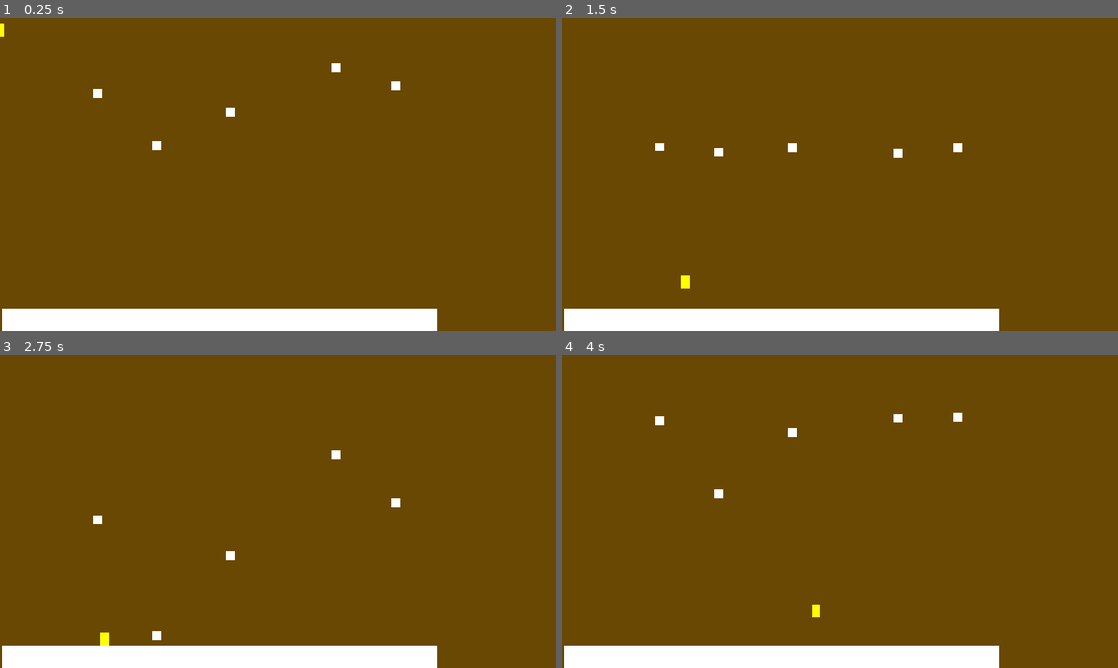
Above: before the commit, frames 1-4 (two rows, left to right).
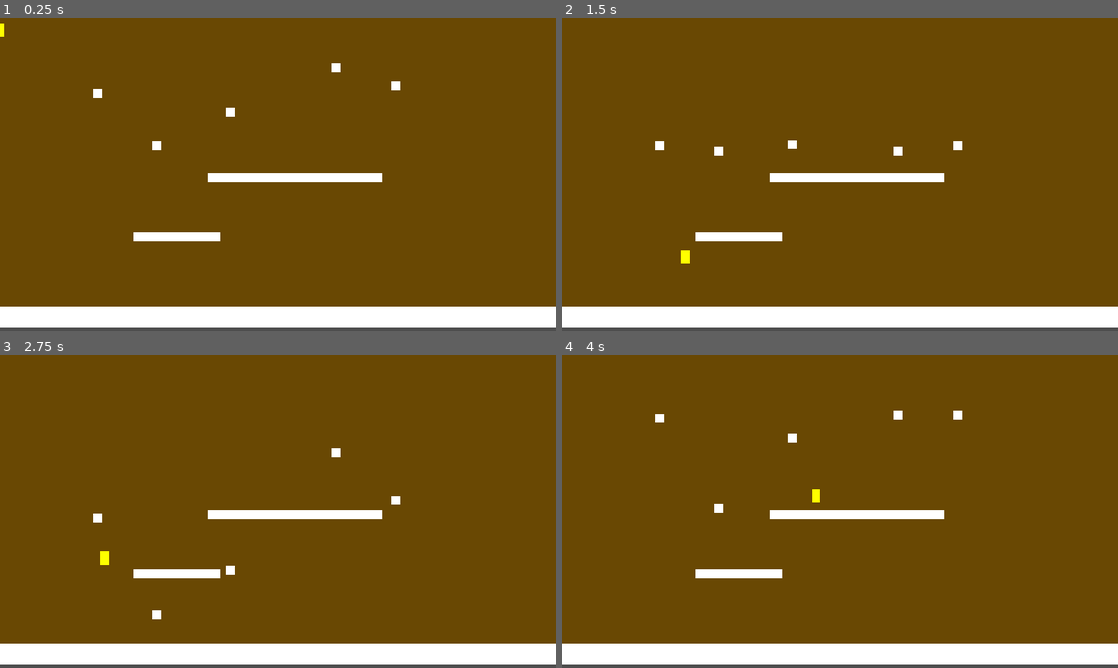
Above: after the commit, the same moments.

Repository: perlindgren/godot_test
Game: Godot game, scene res://scenes/Main.tscn
Same seed, same stepped clock (60 frames per second), same inputs: the game is played once before the commit and once after it.
Inputs:
- Up to frame 1 (0.25 s): no input
- Up to frame 2 (1.5 s): hold Right (right) from 0.53 s (still down); tap Space (jump) at 0.6, 0.77, 1.07, 1.35 s
- Up to frame 3 (2.75 s): tap Space (jump) at 1.52, 1.82, 2.1 s; release Right (right) at 2.03 s; hold Left (left) from 2.03 s (still down)
- Up to frame 4 (4 s): release Left (left) at 2.78 s; hold Right (right) from 2.78 s (still down); tap Space (jump) at 2.85, 3.02, 3.32, 3.6, 3.77 s

The runs differ from the first frame. In frame 1, 4.4% of the frame differs, in the area x 0-100%, y 49-100%; in frame 2, 4.7%; in frame 3, 4.8%, in the area x 0-100%, y 29-100%; in frame 4, 4.8%.

Commit message:
platform

Diff:
--- a/scenes/Main.tscn
+++ b/scenes/Main.tscn
@@ -3,12 +3,13 @@
 [ext_resource type="PackedScene" uid="uid://cux50outl2oga" path="res://scenes/background.tscn" id="1_elqb8"]
 [ext_resource type="PackedScene" uid="uid://db23ehr261vg2" path="res://scenes/block.tscn" id="4_rarhs"]
 [ext_resource type="PhysicsMaterial" uid="uid://jk5df1llr4ih" path="res://scenes/new_physics_material.tres" id="4_vcsgt"]
+[ext_resource type="PackedScene" uid="uid://cneaktldabxin" path="res://scenes/platform.tscn" id="5_vcsgt"]
 [ext_resource type="Script" uid="uid://cioajasbe8blc" path="res://scenes/character_body_2d.gd" id="6_c01mt"]
 
 [sub_resource type="CapsuleShape2D" id="CapsuleShape2D_ifug4"]
 
 [sub_resource type="RectangleShape2D" id="RectangleShape2D_srqkv"]
-size = Vector2(1000, 50)
+size = Vector2(1280, 50)
 
 [node name="Main" type="Node" unique_id=1471843199]
 
@@ -16,8 +17,9 @@
 anchors_preset = 15
 anchor_right = 1.0
 anchor_bottom = 1.0
+offset_top = -8.0
 offset_right = 0.0
-offset_bottom = 0.0
+offset_bottom = -8.0
 grow_horizontal = 2
 grow_vertical = 2
 
@@ -36,17 +38,18 @@
 shape = SubResource("CapsuleShape2D_ifug4")
 
 [node name="Floor" type="StaticBody2D" parent="." unique_id=2063357415]
-position = Vector2(505, 694)
+position = Vector2(504, 688)
 physics_material_override = ExtResource("4_vcsgt")
 metadata/_edit_group_ = true
 
 [node name="CollisionShape2D" type="CollisionShape2D" parent="Floor" unique_id=228682613]
+position = Vector2(136, 0)
 shape = SubResource("RectangleShape2D_srqkv")
 
 [node name="ColorRect" type="ColorRect" parent="Floor" unique_id=1049452797]
-offset_left = -500.0
+offset_left = -504.0
 offset_top = -25.0
-offset_right = 500.0
+offset_right = 776.0
 offset_bottom = 25.0
 
 [node name="Block1" parent="." unique_id=1469617117 instance=ExtResource("4_rarhs")]
@@ -63,3 +66,11 @@
 
 [node name="Block5" parent="." unique_id=1345913697 instance=ExtResource("4_rarhs")]
 position = Vector2(362, 264)
+
+[node name="Platform1" parent="." unique_id=240914463 instance=ExtResource("5_vcsgt")]
+position = Vector2(680, 368)
+scale = Vector2(20, 1)
+
+[node name="Platform2" parent="." unique_id=766685792 instance=ExtResource("5_vcsgt")]
+position = Vector2(408, 504)
+scale = Vector2(10, 1)
--- a/scenes/character_body_2d.gd
+++ b/scenes/character_body_2d.gd
@@ -1,17 +1,12 @@
 extends CharacterBody2D
 
-
 const SPEED = 300.0
-const JUMP_VELOCITY = -400.0
-
+const JUMP_VELOCITY = -800.0
 
 func _physics_process(delta: float) -> void:
 	# Add the gravity.
 	if not is_on_floor():
-		# print("jumping")
 		velocity += get_gravity() * delta
-	# else:
-	# print("on_floor")
 
 	if Input.is_action_just_pressed("jump"):
 		print("jump pressed")
--- /dev/null
+++ b/scenes/platform.tscn
@@ -0,0 +1,21 @@
+[gd_scene format=3 uid="uid://cneaktldabxin"]
+
+[sub_resource type="RectangleShape2D" id="RectangleShape2D_v4t87"]
+resource_local_to_scene = true
+
+[node name="Platform" type="Area2D" unique_id=1533343676]
+
+[node name="CollisionShape2D" type="CollisionShape2D" parent="." unique_id=1334109600]
+position = Vector2(0, -0.5)
+shape = SubResource("RectangleShape2D_v4t87")
+
+[node name="ColorRect" type="ColorRect" parent="." unique_id=454180865]
+anchors_preset = 15
+anchor_right = 1.0
+anchor_bottom = 1.0
+offset_left = -10.0
+offset_top = -10.0
+offset_right = 10.0
+offset_bottom = 10.0
+grow_horizontal = 2
+grow_vertical = 2
